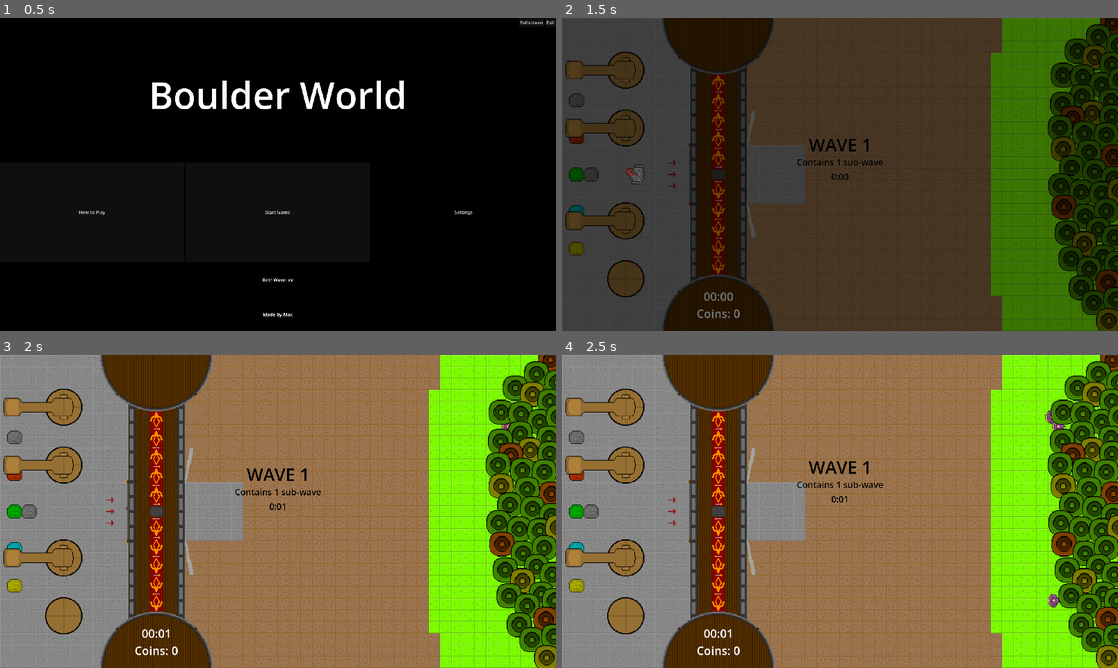
Above: before the commit, frames 1-4 (two rows, left to right).
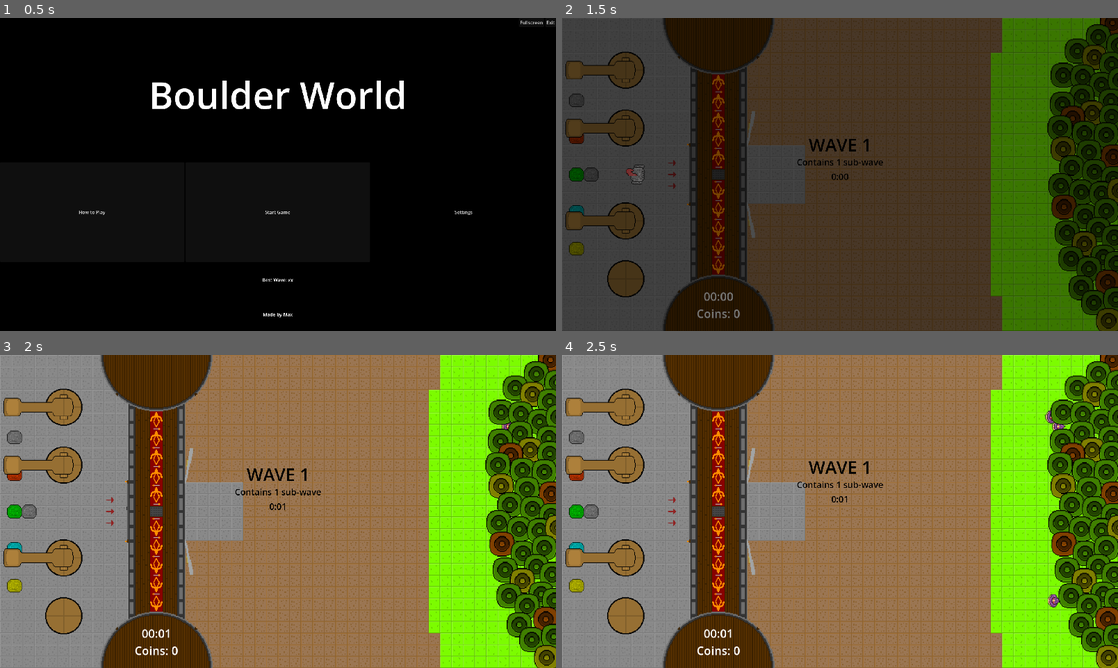
Above: after the commit, the same moments.

Repository: Nauviax/boulder-world
Game: Godot game, scene res://main_scene/main_scene.tscn
Same seed, same stepped clock (60 frames per second), same inputs: the game is played once before the commit and once after it.
Inputs:
- Up to frame 1 (0.5 s): no input
- Up to frame 2 (1.5 s): click "Start Game" at 0.5 s; hold D (move_right) from 1.28 s (still down); hold Space (interact) from 1.28 s (still down)
- Up to frame 3 (2 s): keep holding D (move_right); keep holding Space (interact)
- Up to frame 4 (2.5 s): release D (move_right) at 2.03 s; release Space (interact) at 2.03 s; hold S (move_down) from 2.03 s (still down); tap Space (interact) at 2.1 s

Frame 1 is identical in both runs. In frame 2, 0.2% of the frame differs, in the area x 87-100%, y 0-100%; in frame 3, 0.4%; in frame 4, 0.4%.

Commit message:
Gave forest collision with flying bolders

Diff:
--- a/entity/abstract_scripts/interactable.gd
+++ b/entity/abstract_scripts/interactable.gd
@@ -107,7 +107,11 @@
 # Calculate a new position to throw to, based on last throw
 func rethrow(distance_mult: float, speed_mult: float, use_horizontal_offset: bool):
 	var new_target_vector := last_throw_vector * distance_mult
-	var horisontal_offset := 10 if use_horizontal_offset else 0 # Add a small horizontal offset to avoid landing in same spot
+	# Add a small horizontal offset to avoid landing in same spot
+	var horisontal_offset := 0
+	if use_horizontal_offset:
+		horisontal_offset = 10 if position.x < screen_size.x / 2 else -10 # If on right side of screen, nudge left instead of right
+	# Adjust target based on screen edge bounces
 	if last_throw_target.x > screen_size.x or last_throw_target.x < 0:
 		new_target_vector.x = -new_target_vector.x # Momentum was inverted
 	if last_throw_target.y > screen_size.y or last_throw_target.y < 0:
--- /dev/null
+++ b/entity/environment/forest.tscn
@@ -0,0 +1,33 @@
+[gd_scene format=3 uid="uid://bgk62g4m2phxa"]
+
+[ext_resource type="Texture2D" uid="uid://dkev37iv3iejy" path="res://resources/environment/Forest.png" id="1_xl13h"]
+
+[sub_resource type="RectangleShape2D" id="RectangleShape2D_ildhn"]
+size = Vector2(212, 734)
+
+[sub_resource type="RectangleShape2D" id="RectangleShape2D_g4v7s"]
+size = Vector2(160, 175)
+
+[node name="Forest" type="StaticBody2D" unique_id=1943779083]
+z_index = 30
+collision_layer = 128
+collision_mask = 0
+
+[node name="CollisionShape2D1" type="CollisionShape2D" parent="." unique_id=2013296252]
+position = Vector2(30, 0)
+shape = SubResource("RectangleShape2D_ildhn")
+debug_color = Color(0, 0.6, 0.69803923, 0)
+
+[node name="CollisionShape2D2" type="CollisionShape2D" parent="." unique_id=403154277]
+position = Vector2(55, -453)
+shape = SubResource("RectangleShape2D_g4v7s")
+debug_color = Color(0, 0.6, 0.69803923, 0)
+
+[node name="CollisionShape2D3" type="CollisionShape2D" parent="." unique_id=498337947]
+position = Vector2(55, 454)
+shape = SubResource("RectangleShape2D_g4v7s")
+debug_color = Color(0, 0.6, 0.69803923, 0)
+
+[node name="Sprite2D" type="Sprite2D" parent="." unique_id=134134455]
+scale = Vector2(1.3525007, 1.3525007)
+texture = ExtResource("1_xl13h")
--- a/entity/turret/turret.tscn
+++ b/entity/turret/turret.tscn
@@ -51,7 +51,7 @@
 [node name="CollisionShape2D" type="CollisionShape2D" parent="EnemyDetectionArea" unique_id=276613488]
 position = Vector2(900, 0)
 shape = SubResource("RectangleShape2D_g4v7s")
-debug_color = Color(0, 0.6, 0.69803923, 0)
+debug_color = Color(0, 1, 0.44705883, 0)
 
 [connection signal="timeout" from="EnemyDetectionTimer" to="." method="check_for_new_target"]
 [connection signal="body_entered" from="EnemyDetectionArea" to="." method="_on_enemy_in_range"]
--- a/level_scene/level_scene.tscn
+++ b/level_scene/level_scene.tscn
@@ -5,7 +5,6 @@
 [ext_resource type="TileSet" uid="uid://x5ico26dg14" path="res://resources/tiles/tile_set.tres" id="3_k54q2"]
 [ext_resource type="PackedScene" uid="uid://dq6bqt7363tj" path="res://entity/environment/castle.tscn" id="4_kh4cj"]
 [ext_resource type="PackedScene" uid="uid://ckudutk6hsd6n" path="res://entity/explosion/explosion.tscn" id="4_o4p60"]
-[ext_resource type="Texture2D" uid="uid://dkev37iv3iejy" path="res://resources/environment/Forest.png" id="5_bbe2h"]
 [ext_resource type="PackedScene" uid="uid://bigwu5x1owfcv" path="res://entity/coin/coin.tscn" id="5_bv0lf"]
 [ext_resource type="PackedScene" uid="uid://cykew5dgapiq2" path="res://entity/enemy/enemy_cart.tscn" id="5_ftmae"]
 [ext_resource type="PackedScene" uid="uid://bhruvbuhbn430" path="res://effect/effect_spawner.tscn" id="6_pt6tg"]
@@ -14,6 +13,7 @@
 [ext_resource type="AudioStream" uid="uid://nn4fdgtnvrgg" path="res://resources/audio/CastleSong.ogg" id="8_x0w4f"]
 [ext_resource type="AudioStream" uid="uid://bl3152tjt2tet" path="res://resources/audio/BattleSong.ogg" id="9_lsv14"]
 [ext_resource type="AudioStream" uid="uid://p1ikea12ww5m" path="res://resources/audio/DeathSong.ogg" id="10_o6iaa"]
+[ext_resource type="PackedScene" uid="uid://bgk62g4m2phxa" path="res://entity/environment/forest.tscn" id="13_lsv14"]
 [ext_resource type="PackedScene" uid="uid://cupqeb2xr52b8" path="res://entity/turret/turret.tscn" id="15_lsv14"]
 
 [sub_resource type="WorldBoundaryShape2D" id="WorldBoundaryShape2D_yf5fn"]
@@ -46,11 +46,8 @@
 [node name="Castle" parent="." unique_id=1100447753 instance=ExtResource("4_kh4cj")]
 position = Vector2(540, 540)
 
-[node name="Forest" type="Sprite2D" parent="." unique_id=1253761566]
-z_index = 30
-position = Vector2(1785.25, 541.0003)
-scale = Vector2(1.3525007, 1.3525007)
-texture = ExtResource("5_bbe2h")
+[node name="Forest" parent="." unique_id=1943779083 instance=ExtResource("13_lsv14")]
+position = Vector2(1785, 541)
 
 [node name="EdgeOfMap" type="StaticBody2D" parent="." unique_id=1152839807]
 collision_layer = 2
